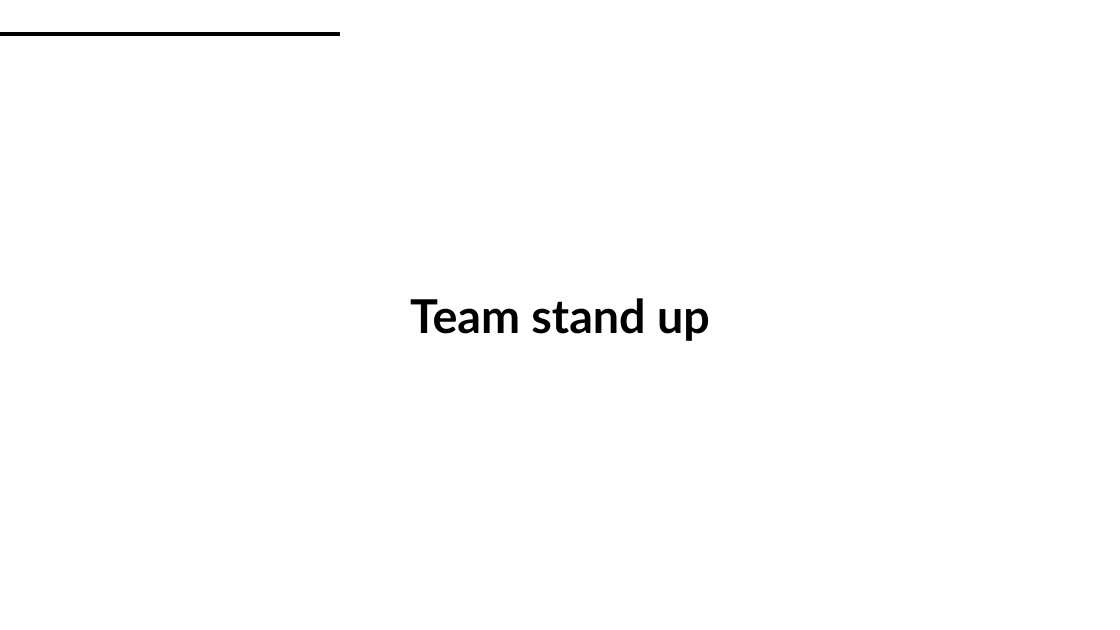
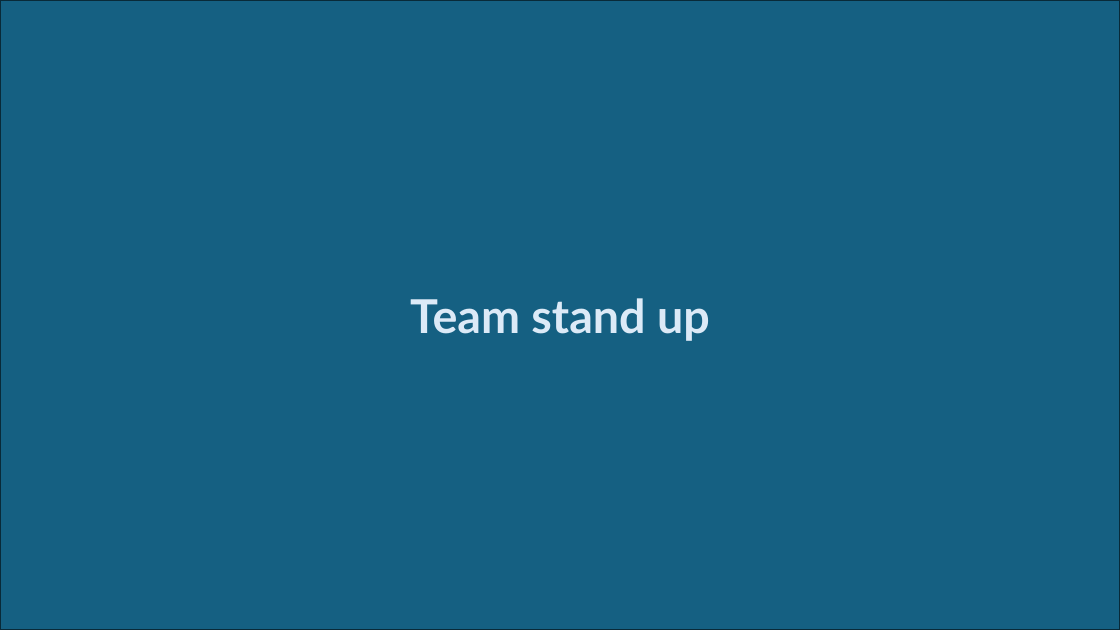
Before and after one commit to TunKedsaro/Hyde, a slide deck: slide 20 of logs/Ghostdeck.pptx. Drawn at 1120x630 pixels with LibreOffice and Linux fonts; fonts in the diff are those of the drawing. Boxes give left, top, right and bottom in pixels: in the first picture for what was removed or moved away, otherwise in the second. Text is boxed around its words. In the diff, an @@ line names an element or a change of style, - is before the commit and + after.

```diff
--- a/logs/Ghostdeck.pptx
+++ b/logs/Ghostdeck.pptx
@@ rectangle added at (x1=0, y1=0, x2=1120, y2=630), fill #156082, outline #092A39 1.5 pt @@
@@ text "Team stand up" at (x1=410, y1=298, x2=710, y2=341): text colour #000000 to #DCEAF7 @@
```
Also in this commit, not shown: 1 other slide changed, 6 slides added, 16 other files.
